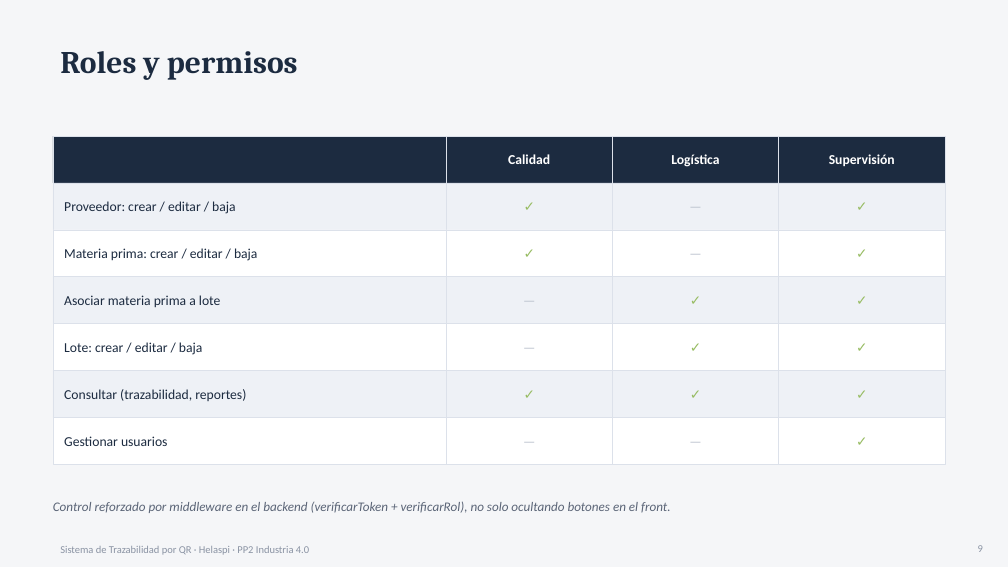
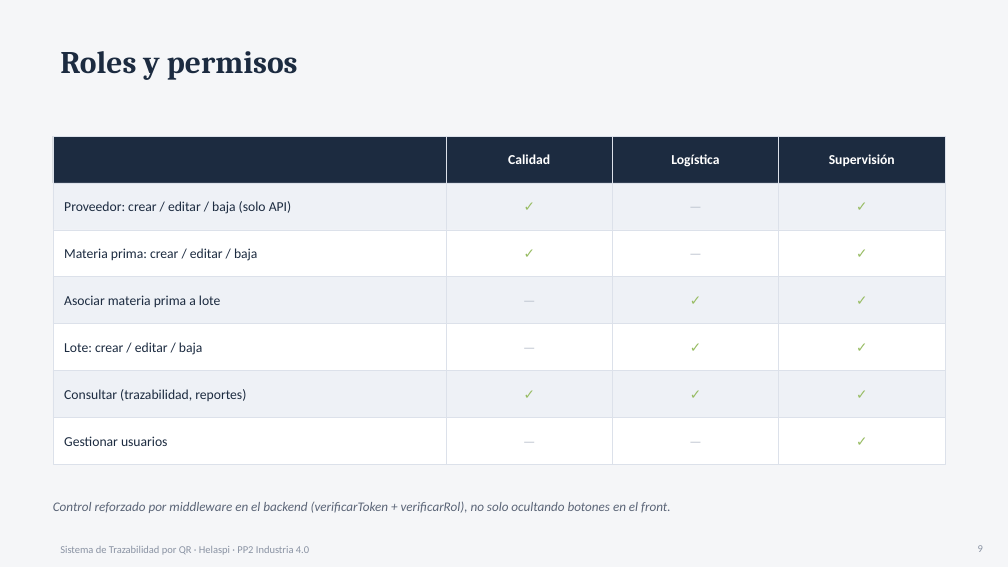
Before and after one commit to gcv1982/PROYECTO-FINAL-PP2-INDUSTRIA-4.0, a slide deck: slide 9 of docs/presentacion/Defensa_S10_Helaspi.pptx. Drawn at 1008x567 pixels with LibreOffice and Linux fonts; fonts in the diff are those of the drawing. Boxes give left, top, right and bottom in pixels: in the first picture for what was removed or moved away, otherwise in the second. Text is boxed around its words. In the diff, an @@ line names an element or a change of style, - is before the commit and + after.

```diff
--- a/docs/presentacion/Defensa_S10_Helaspi.pptx
+++ b/docs/presentacion/Defensa_S10_Helaspi.pptx
@@ text at (64,201,291,214): text changed @@
-Proveedor: crear / editar / baja
+Proveedor: crear / editar / baja (solo API)
```
Also in this commit, not shown: 6 other slides changed, 1 slide added.
